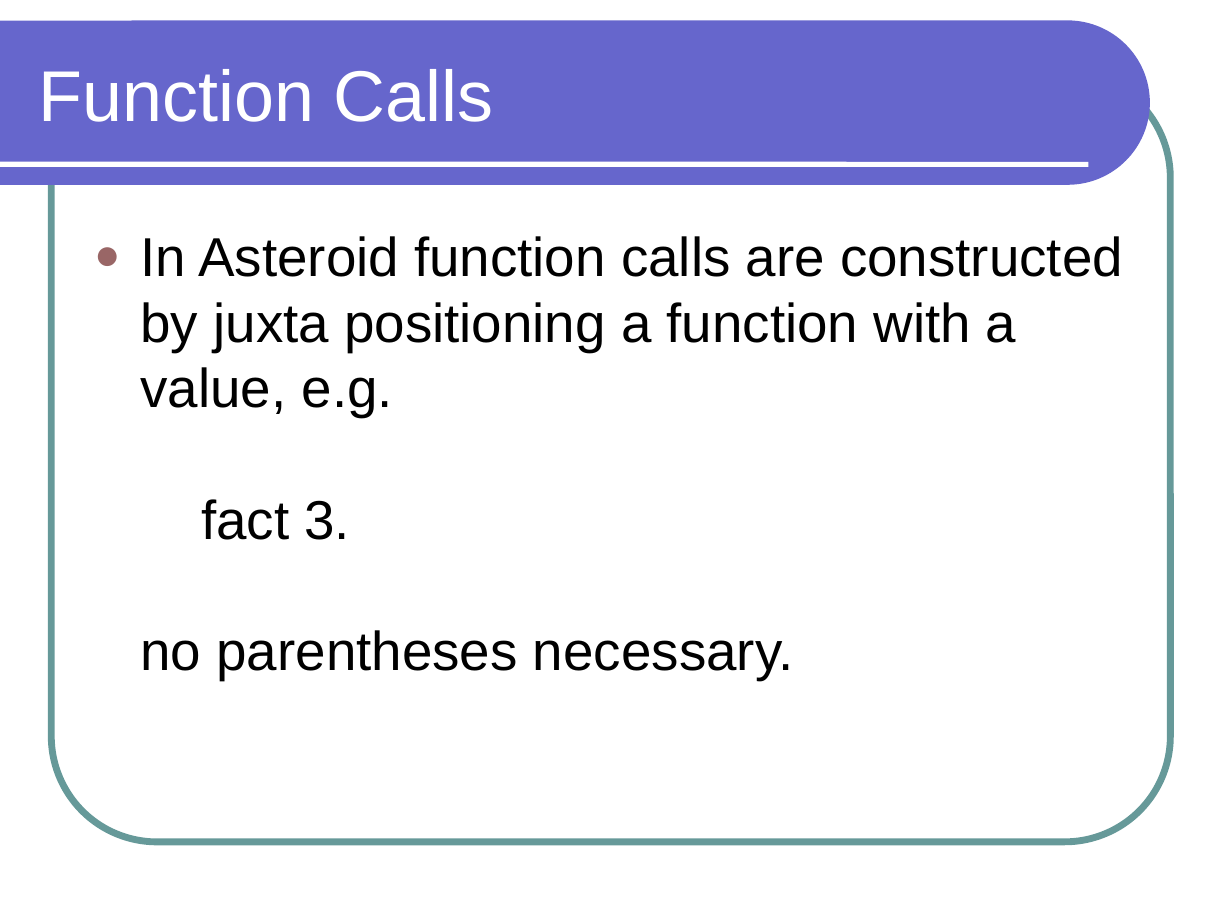
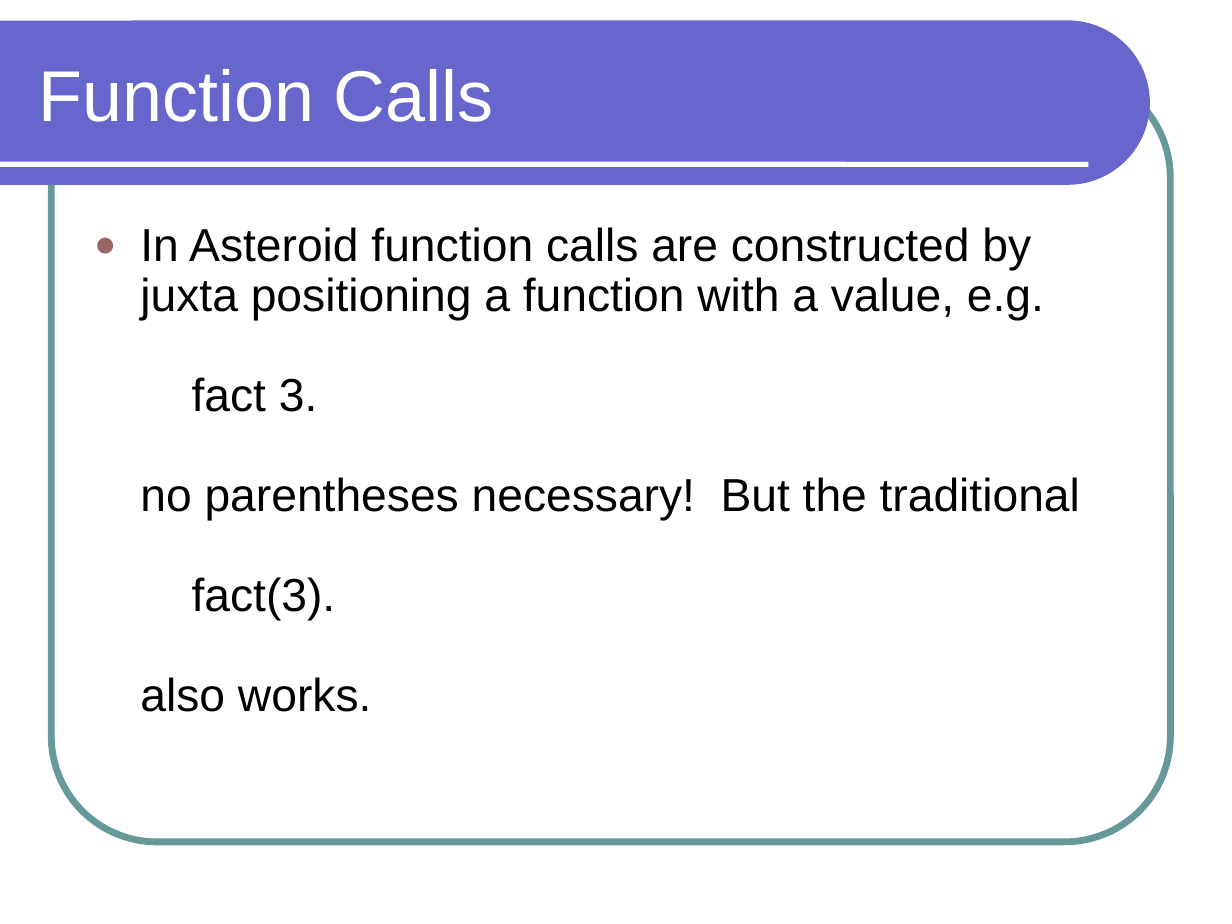
Before and after one commit to lutzhamel/CSC301, a slide deck: slide 4 of notes/csc301-ln002.ppt (slide 3 before the commit). Drawn at 1232x924 pixels with LibreOffice and Linux fonts; fonts in the diff are those of the drawing. Boxes give left, top, right and bottom in pixels: in the first picture for what was removed or moved away, otherwise in the second. Text is boxed around its words. In the diff, an @@ line names an element or a change of style, - is before the commit and + after.

```diff
--- a/notes/csc301-ln002.ppt
+++ b/notes/csc301-ln002.ppt
@@ text at box(140, 227, 1080, 712): text changed; size 32 to 27 pt @@
-● In Asteroid function calls are constructed by juxta positioning a function with a value, e.g.
-  fact 3.
-  no parentheses necessary.
+● In Asteroid function calls are constructed by juxta positioning a function with a value, e.g.
+  fact 3.
+  no parentheses necessary! But the traditional
+  fact(3).
+  also works.
```
Also in this commit, not shown: 8 other slides changed, 1 slide added, 5 other files.
